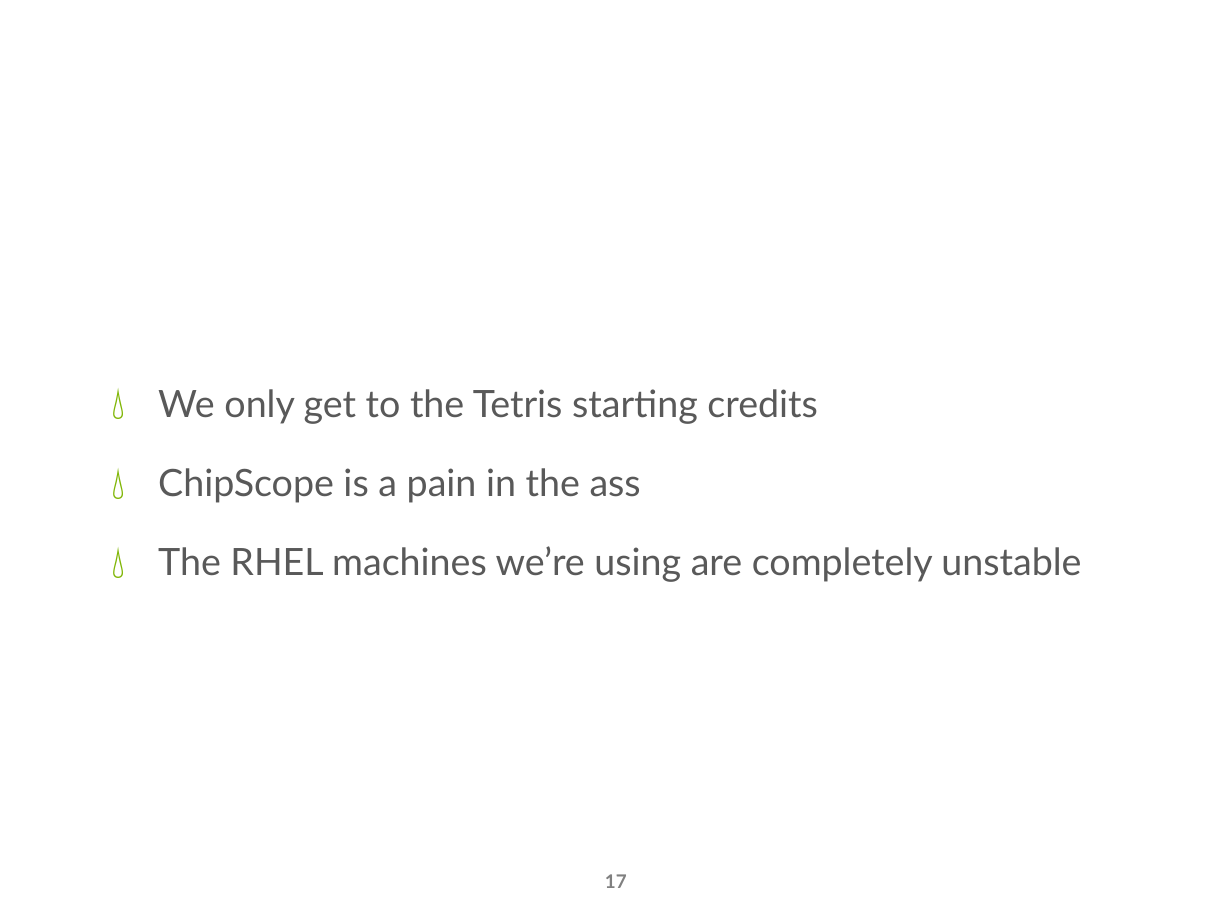
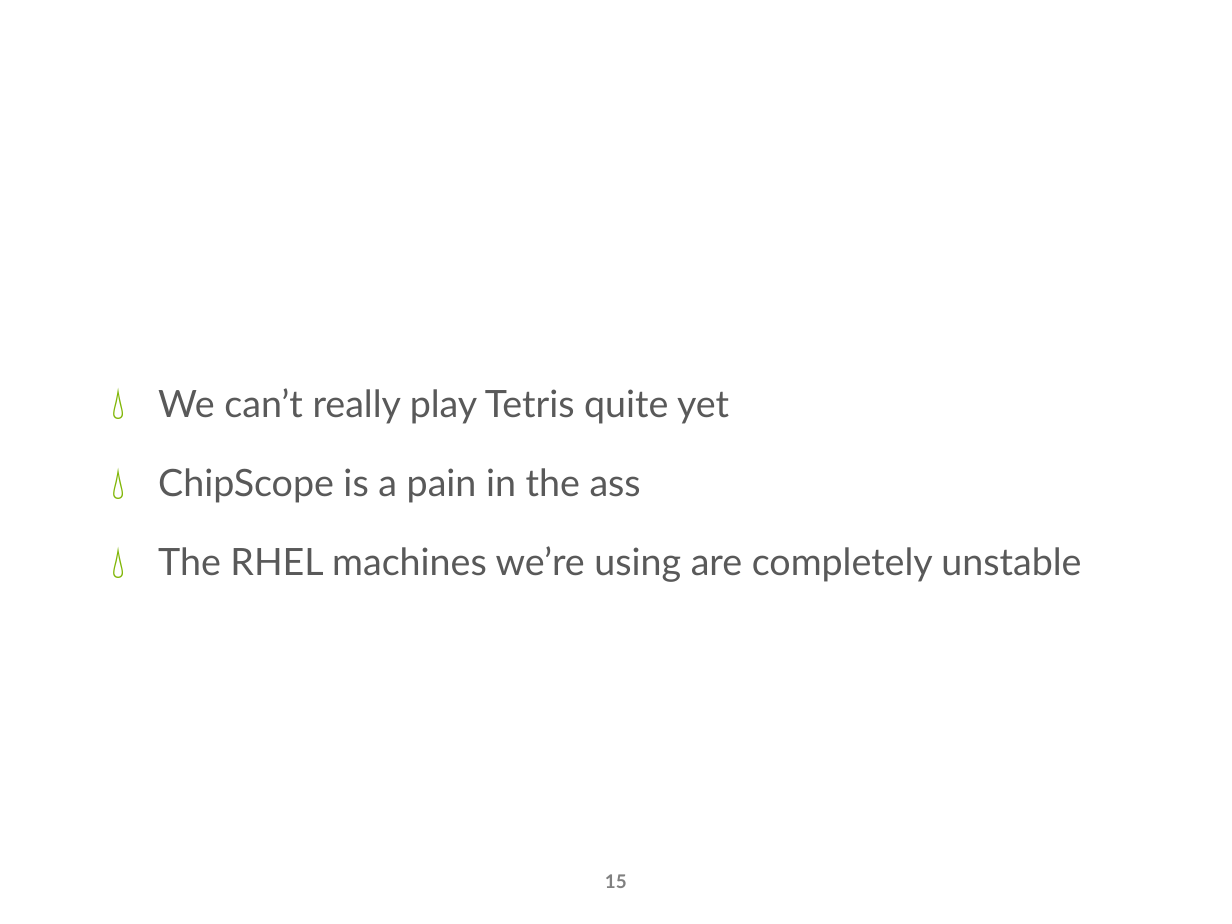
Before and after one commit to nightslide7/Gameboy, a slide deck: slide 15 of Meerkats_Presentation.pptx (slide 17 before the commit). Drawn at 1232x924 pixels with LibreOffice and Linux fonts; fonts in the diff are those of the drawing; background and template pictures are left out. Boxes give left, top, right and bottom in pixels: in the first picture for what was removed or moved away, otherwise in the second. Text is boxed around its words. In the diff, an @@ line names an element or a change of style, - is before the commit and + after.

Commit message:
Changed Powerpoint. Really.

```diff
--- a/Meerkats_Presentation.pptx
+++ b/Meerkats_Presentation.pptx
@@ text at [158, 388, 729, 424]: text changed @@
-💧 We only get to the Tetris starting credits
+💧 We can’t really play Tetris quite yet
@@ page number at [605, 874, 627, 888]: text changed @@
-17
+15
```
Also in this commit, not shown: 10 other slides changed, 1 slide added, 3 slides removed, 1 other file.
